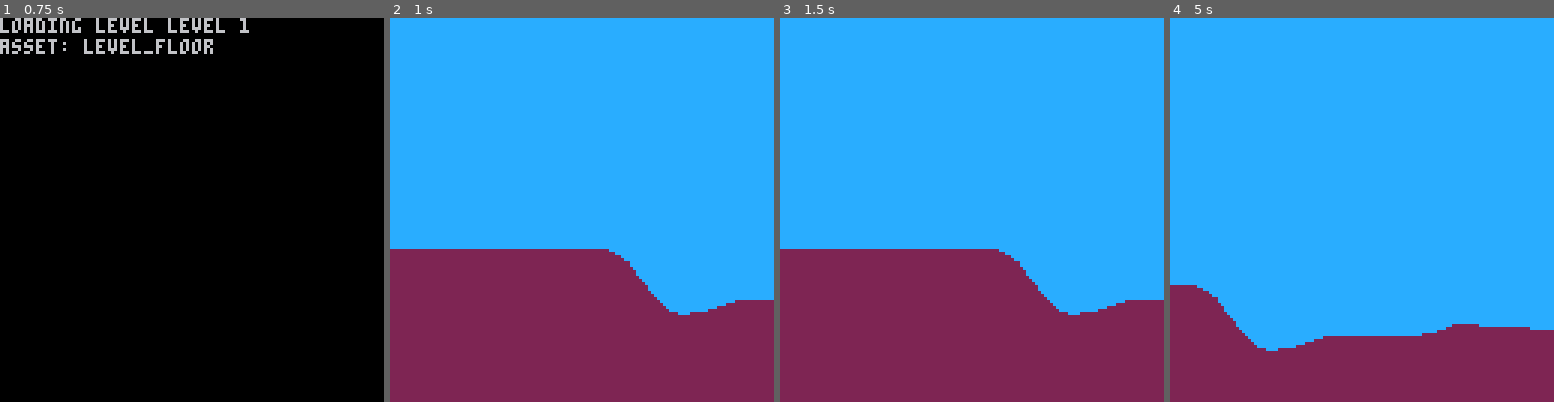
Above: before the commit, frames 1-4 (left to right).
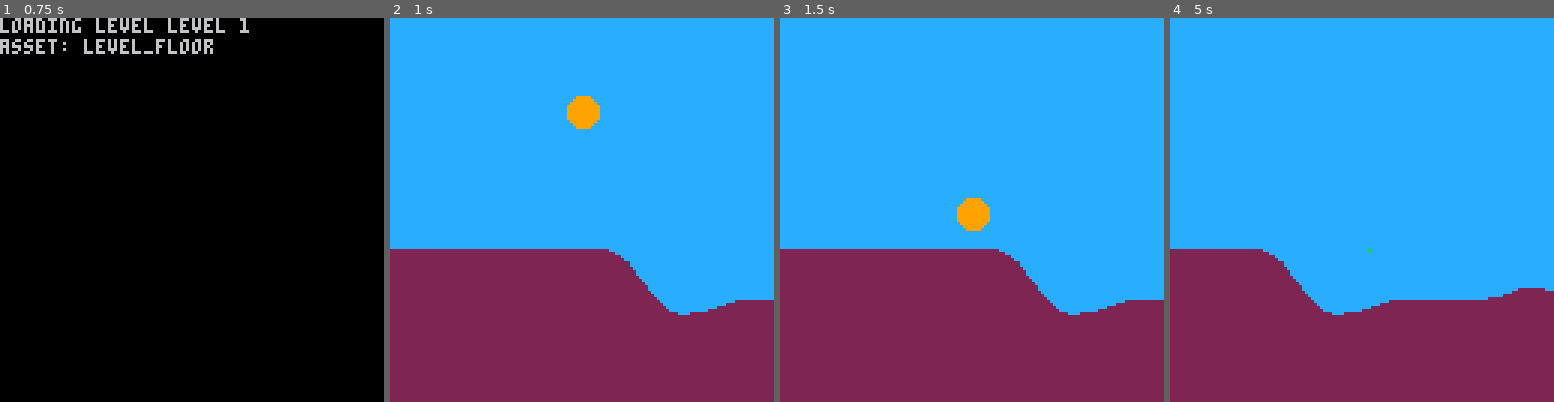
Above: after the commit, the same moments.

Repository: ajbowen249/pico_rico
Game: PICO-8 cartridge pico_rico.p8
Two runs of this game, one before a commit and one after it. Both use one fixed random seed, a clock stepped at 60 frames per second and the inputs below.
Inputs:
- Up to frame 1 (0.75 s): tap X (X key) at 0.33, 0.7 s
- Up to frame 2 (1 s): no input
- Up to frame 3 (1.5 s): tap O (Z key) at 1.07 s; tap X (X key) at 1.43 s
- Up to frame 4 (5 s): tap O (Z key) every 0.63 s from 1.8 to 4.97 s; hold Right 2.33-3.33 s; tap X (X key) every 0.52 s from 2.58 to 4.65 s; hold Right 3.38-4.22 s; hold Up 4.27-4.67 s; hold Right from 4.72 s (still down)

Frame 1 is identical in both runs. In frame 2, 0.6% of the frame differs, in the area x 46-55%, y 20-29%; in frame 3, 0.6%; in frame 4, 11%, in the area x 0-100%, y 60-87%.

Commit message:
wip physics

Diff:
--- a/pico_rico.p8
+++ b/pico_rico.p8
@@ -3,6 +3,14 @@
 __lua__
 -- constants
 screen_size = 128
+
+rico_size_min = 5
+rico_size_max = 20
+
+exclude_upper_y = { min_y = true } -- min_y because 0 is top
+
+gravity = -.2
+rico_max_speed = 3
 
 -- game mode
 gm_menu = 1
@@ -127,6 +135,101 @@
       (i > 1 and points[i - 1]:is_in_window(window, exclude)) or
       (i < #points and points[i + 1]:is_in_window(window, exclude))
   end)
+end
+
+-- eps = 0.0001
+eps = 0.0000152587890625
+
+function sq(x)
+  return x * x
+end
+
+-- pulled from
+-- https://rosettacode.org/wiki/line_circle_intersection#lua
+-- returns the intersection points (if any) of a circle, center 'cp' with radius 'r', and either an infinite line containing the points 'p1' and 'p2' or a
+-- segment drawn between those points.
+function line_circle_intersect(p1, p2, cp, r, segment)
+  local res = {}
+  local x0, y0 = cp.x, cp.y
+  local x1, y1 = p1.x, p1.y
+  local x2, y2 = p2.x, p2.y
+  local _a = y2 - y1
+  local _b = x1 - x2
+  local _c = x2 * y1 - x1 * y2
+  local a = sq(_a) + sq(_b)
+  local b, c
+  local bnz = true
+  if abs(_b) >= eps then
+    b = 2 * (_a * _c + _a * _b * y0 - sq(_b) * x0)
+    c = sq(_c) + 2 * _b * _c * y0 - sq(_b) * (sq(r) - sq(x0) - sq(y0))
+  else
+    b = 2 * (_b * _c + _a * _b * x0 - sq(_a) * y0)
+    c = sq(_c) + 2 * _a * _c * x0 - sq(_a) * (sq(r) - sq(x0) - sq(y0))
+    bnz = false
+  end
+
+  local d = sq(b) - 4 * a * c -- discriminant
+  if d < 0 then
+    return res
+  end
+
+  -- checks whether a point is within a segment
+  function within(x, y)
+    local d1 = sqrt(sq(x2 - x1) + sq(y2 - y1)) -- distance between end-points
+    local d2 = sqrt(sq(x - x1) + sq(y - y1))   -- distance from point to one end
+    local d3 = sqrt(sq(x2 - x) + sq(y2 - y))   -- distance from point to other end
+    local d4 = sqrt(sq(cp.x - x) + sq(cp.y - y))   -- distance from center to point
+    local delta = d1 - d2 - d3
+    return abs(delta) < eps and d4 <= r
+  end
+
+  function fx(x)
+      return -(_a * x + _c) / _b
+  end
+
+  function fy(y)
+    return -(_b * y + _c) / _a
+  end
+
+  function rxy(x, y)
+    if (not segment or within(x, y)) then
+      res[#res + 1] = new_point(x, y)
+    end
+  end
+
+  local x, y
+  if d == 0 then
+    -- line is tangent to circle, so just one intersect at most
+    if bnz then
+      x = -b / (2 * a)
+      y = fx(x)
+      rxy(x, y)
+    else
+      y = -b / (2 * a)
+      x = fy(y)
+      rxy(x, y)
+    end
+  else
+    -- two intersects at most
+    d = sqrt(d)
+    if bnz then
+      x = (-b + d) / (2 * a)
+      y = fx(x)
+      rxy(x, y)
+      x = (-b - d) / (2 * a)
+      y = fx(x)
+      rxy(x, y)
+    else
+      y = (-b + d) / (2 * a)
+      x = fy(y)
+      rxy(x, y)
+      y = (-b - d) / (2 * a)
+      x = fy(y)
+      rxy(x, y)
+    end
+  end
+
+  return res
 end
 
 -->8
@@ -287,13 +390,89 @@
 
 function new_camera()
   return {
-    locaction = new_point(0, 0),
+    location = new_point(0, 0),
     get_window = function(self)
       return new_window(
-        self.locaction.x,
-        self.locaction.y,
-        self.locaction.x + (screen_size - 1),
-        self.locaction.y + (screen_size - 1)
+        self.location.x,
+        self.location.y,
+        self.location.x + (screen_size - 1),
+        self.location.y + (screen_size - 1)
+      )
+    end,
+  }
+end
+
+function get_colliding_segments(location, size, window)
+  local level = game_levels[level_state.level]
+  local intersections = {}
+
+  for asset_i, asset in ipairs(level_state.assets) do
+    local asset_def = level.assets[asset_i]
+    if asset_def.type == at_underfill then
+      local points = get_points_in_window(asset.points, window)
+
+      for point_i, point in ipairs(points) do
+        if point_i < #points then
+          local next = points[point_i + 1]
+          local intersecting_points = line_circle_intersect(point, next, location, size, true)
+          if #intersecting_points > 0 then
+            intersections[#intersections + 1] = {
+              points = intersecting_points
+            }
+          end
+        end
+      end
+    end
+  end
+
+  return intersections
+end
+
+function new_rico(size, location, color)
+  return {
+    size = size,
+    location = location,
+    velocity = new_point(0, 0),
+    color = color,
+    update = function(self, window)
+      local next_velocity = new_point(self.velocity.x, self.velocity.y)
+
+      local next_point = new_point(
+        self.location.x + next_velocity.x,
+        self.location.y + next_velocity.y
+      )
+
+      local colliding_segments = get_colliding_segments(next_point, self.size, window)
+      if #colliding_segments > 0 then
+        pset(colliding_segments[1].points[1].x, colliding_segments[1].points[1].y, 11)
+        stop()
+        next_velocity.y = 0
+      else
+        next_velocity.y -= gravity
+      end
+
+      local next_speed = sqrt((next_velocity.x * next_velocity.x) + (next_velocity.y * next_velocity.y))
+      if next_speed > rico_max_speed then
+        next_velocity = new_point(
+          (next_velocity.x / next_speed) * rico_max_speed,
+          (next_velocity.y / next_speed) * rico_max_speed
+        )
+      end
+
+      self.location = next_point
+      self.velocity = next_velocity
+    end,
+    draw = function(self, window)
+      if not self.location:is_in_window(window) then
+        return
+      end
+
+      circfill(
+        self.location.x -
+          level_state.camera.location.x,
+        self.location.y - level_state.camera.location.y,
+        self.size,
+        self.color
       )
     end,
   }
@@ -302,6 +481,9 @@
 function init_level()
   level_state.camera = new_camera()
   level_state.initialized = true
+  level_state.ricos = {
+    new_rico(5, new_point(64, 30), 9),
+  }
 end
 
 function begin_level()
@@ -317,20 +499,23 @@
   end
 
   local window = level_state.camera:get_window()
-  local exclude_upper_y = { min_y = true } -- min_y because 0 is top
 
   for i, asset in ipairs(level_state.assets) do
     local asset_def = level.assets[i]
     if asset_def.type == at_underfill then
       local points = map(get_points_in_window(asset.points, window, exclude_upper_y), function(point)
         return new_point(
-          point.x - level_state.camera.locaction.x,
-          point.y - level_state.camera.locaction.y
+          point.x - level_state.camera.location.x,
+          point.y - level_state.camera.location.y
         )
       end)
 
       draw_underfill(points, screen_size - 1, asset_def.color)
     end
+  end
+
+  for i, rico in ipairs(level_state.ricos) do
+    rico:draw(window)
   end
 end
 
@@ -343,19 +528,25 @@
   local move_camera_speed = 1
 
   if btn(0) then
-    level_state.camera.locaction.x -= move_camera_speed
+    level_state.camera.location.x -= move_camera_speed
   end
 
   if btn(1) then
-    level_state.camera.locaction.x += move_camera_speed
+    level_state.camera.location.x += move_camera_speed
   end
 
   if btn(2) then
-    level_state.camera.locaction.y -= move_camera_speed
+    level_state.camera.location.y -= move_camera_speed
   end
 
   if btn(3) then
-    level_state.camera.locaction.y += move_camera_speed
+    level_state.camera.location.y += move_camera_speed
+  end
+
+  local window = level_state.camera:get_window()
+
+  for i, rico in ipairs(level_state.ricos) do
+    rico:update(window)
   end
 end
 
